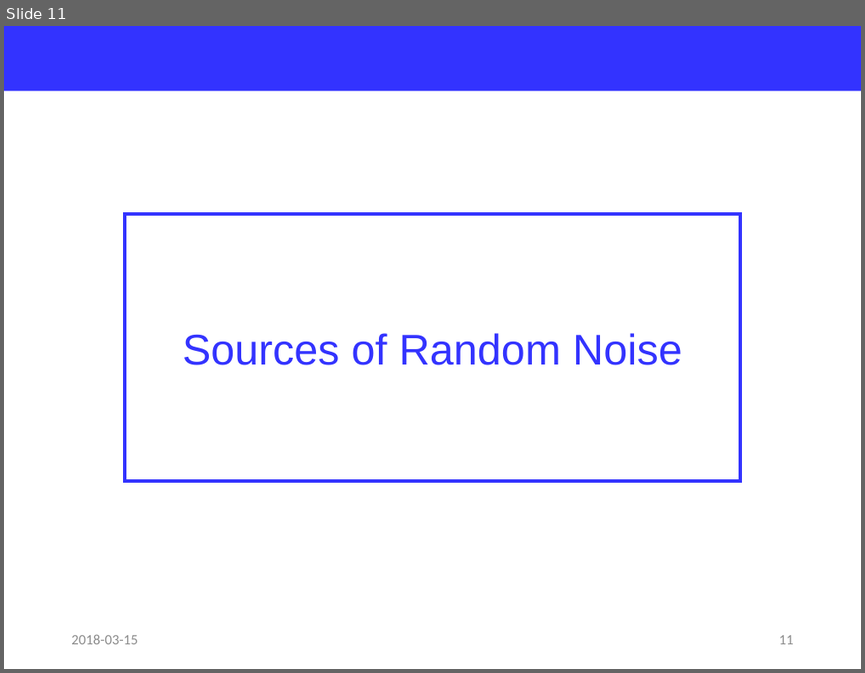
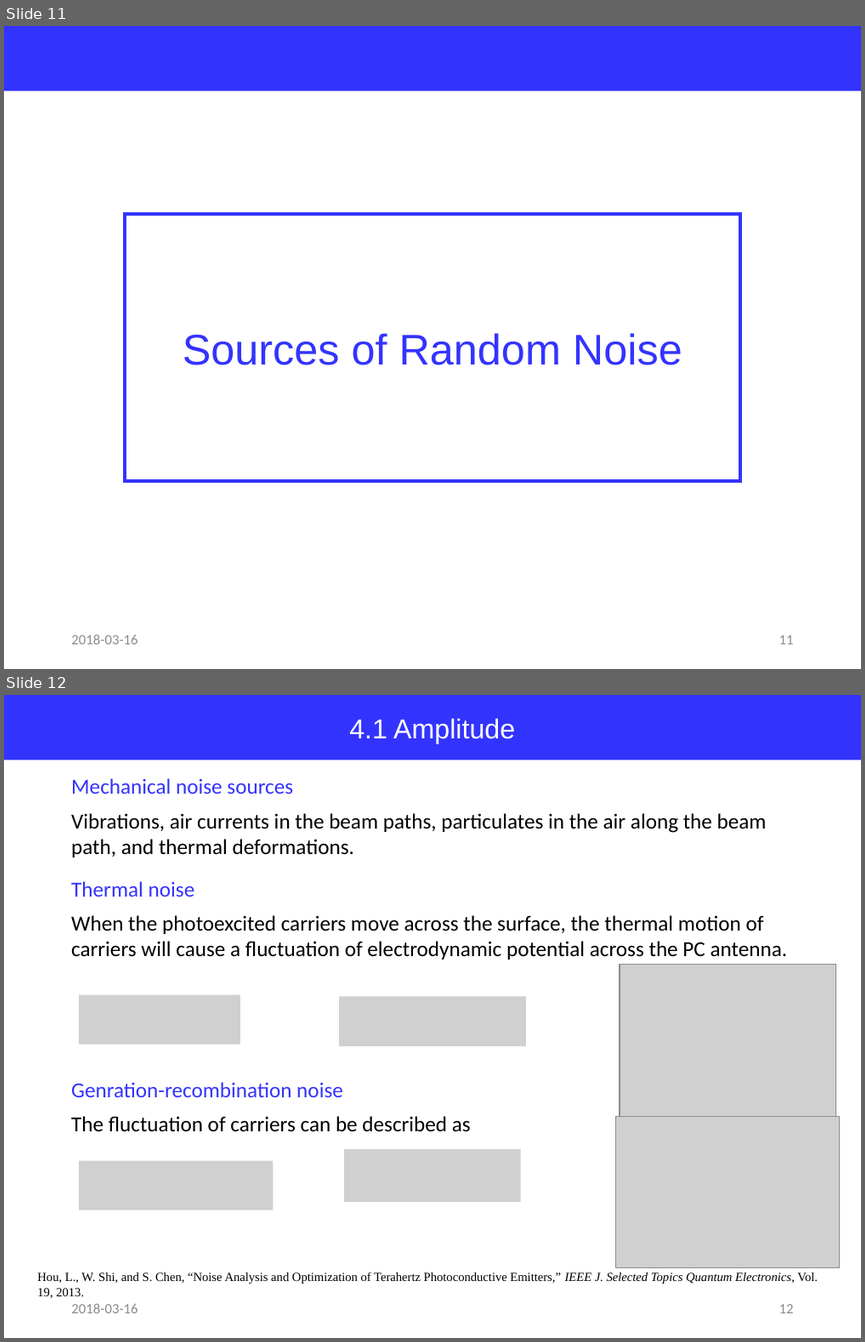
Before and after one commit to jglee96/NBTP_Lab, a slide deck: Terahertz Metrology/Ch3/Terahertz Metrology_Ch3.pptx. Shown one above the other, each under a label of ours: slide 11 before the commit, slides 11 and 12 after it. The pictures are 865x673 and 865x1342 pixels, drawn with LibreOffice and Linux fonts; fonts in the diff are those of the drawing; grey boxes stand for pictures. Boxes give left, top, right and bottom in pixels: in the first picture for what was removed or moved away, otherwise in the second. Text is boxed around its words. In the diff, an @@ line names an element or a change of style, - is before the commit and + after.

```diff
--- a/Terahertz Metrology/Ch3/Terahertz Metrology_Ch3.pptx
+++ b/Terahertz Metrology/Ch3/Terahertz Metrology_Ch3.pptx
@@ slide 12 added at (x1=4, y1=695, x2=861, y2=1338), background #FFFFFF @@
@@ rectangle added at (x1=4, y1=695, x2=861, y2=760), fill #3333FF, 23 pt, text #FFFFFF @@
+4.1 Amplitude
@@ text added at (x1=71, y1=778, x2=293, y2=794), 18 pt, text #3333FF @@
+Mechanical noise sources
@@ text added at (x1=71, y1=813, x2=766, y2=857), 18 pt, text #000000 @@
+Vibrations, air currents in the beam paths, particulates in the air along the beam path, and thermal deformations.
@@ text added at (x1=71, y1=881, x2=195, y2=896), 18 pt, text #3333FF @@
+Thermal noise
@@ text added at (x1=71, y1=915, x2=788, y2=959), 18 pt, text #000000 @@
+When the photoexcited carriers move across the surface, the thermal motion of carriers will cause a fluctuation of electrodynamic potential across the PC antenna.
@@ picture added at (x1=619, y1=964, x2=835, y2=1116) @@
@@ picture added at (x1=80, y1=995, x2=240, y2=1044) @@
@@ picture added at (x1=339, y1=997, x2=526, y2=1046) @@
@@ text added at (x1=71, y1=1082, x2=343, y2=1097), 18 pt, text #3333FF @@
+Genration-recombination noise
@@ text added at (x1=71, y1=1116, x2=471, y2=1132), 18 pt, text #000000 @@
+The fluctuation of carriers can be described as
@@ picture added at (x1=616, y1=1117, x2=840, y2=1268) @@
@@ picture added at (x1=344, y1=1149, x2=521, y2=1202) @@
@@ picture added at (x1=80, y1=1160, x2=273, y2=1210) @@
@@ text added at (x1=37, y1=1271, x2=817, y2=1298), 10.5 pt, text #000000 @@
+Hou, L., W. Shi, and S. Chen, “Noise Analysis and Optimization of Terahertz Photoconductive Emitters,” IEEE J. Selected Topics Quantum Electronics, Vol. 19, 2013.
@@ text added at (x1=71, y1=1303, x2=137, y2=1313), 12 pt, text #8C8C8C @@
+2018-03-16
@@ page number added at (x1=779, y1=1304, x2=794, y2=1313), 12 pt, text #8C8C8C @@
+12
@@ slide 11 changed as well @@
@@ text at (x1=71, y1=634, x2=137, y2=644): text changed @@
-2018-03-15
+2018-03-16
```
Also in this commit, not shown: 14 other slides changed, 4 other slides added, 1 slide removed, 5 other files.
